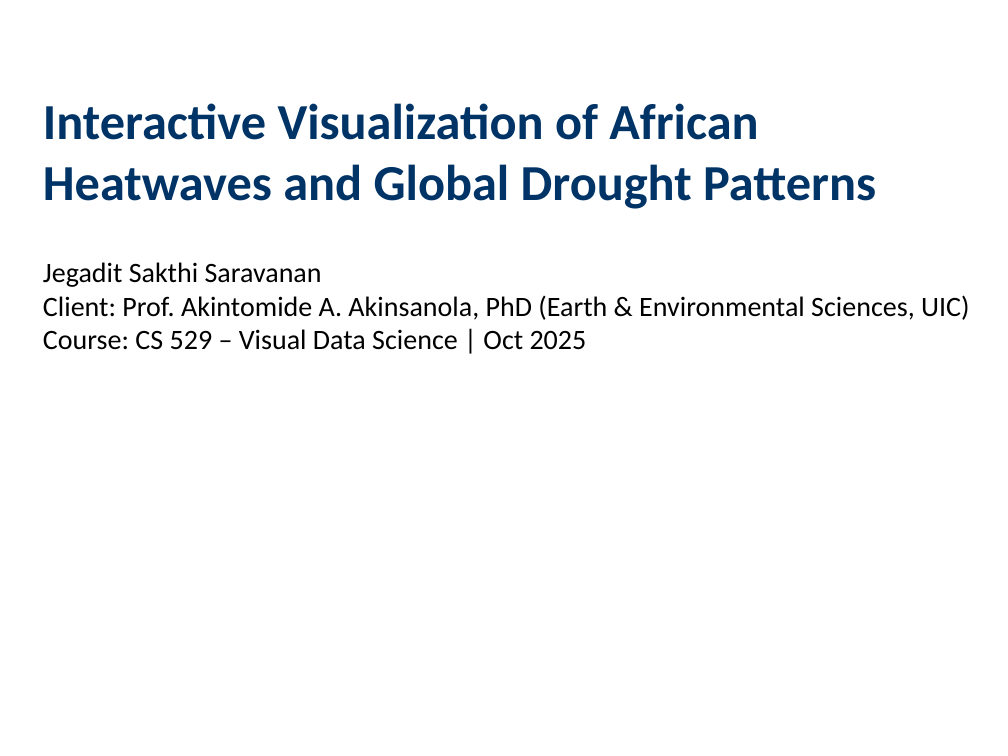
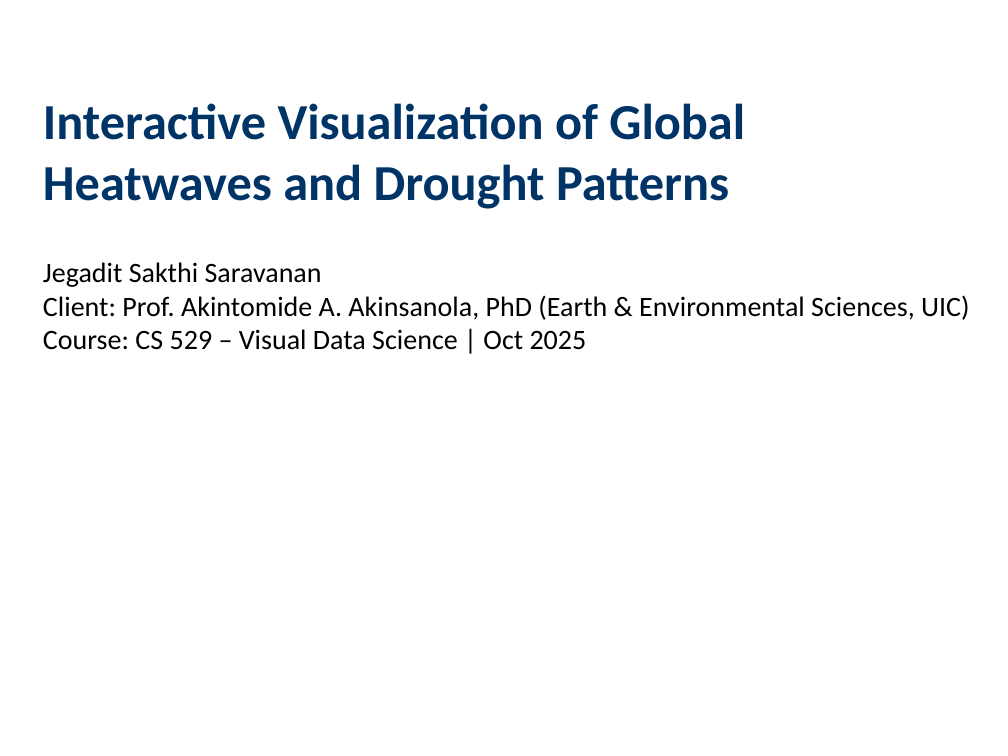
Before and after one commit to RulerOfEternalNight/CS529Midterm, a slide deck: slide 1 of jsaktMidterm_projectProposalPPT.pptx. Drawn at 1008x756 pixels with LibreOffice and Linux fonts; fonts in the diff are those of the drawing. Boxes give left, top, right and bottom in pixels: in the first picture for what was removed or moved away, otherwise in the second. Text is boxed around its words. In the diff, an @@ line names an element or a change of style, - is before the commit and + after.

```diff
--- a/jsaktMidterm_projectProposalPPT.pptx
+++ b/jsaktMidterm_projectProposalPPT.pptx
@@ text at (x1=43, y1=103, x2=745, y2=209): text changed @@
-Interactive Visualization of African
-Heatwaves and Global Drought Patterns
+Interactive Visualization of Global
+Heatwaves and Drought Patterns
```
Also in this commit, not shown: 3 other slides changed, 2 other files.
